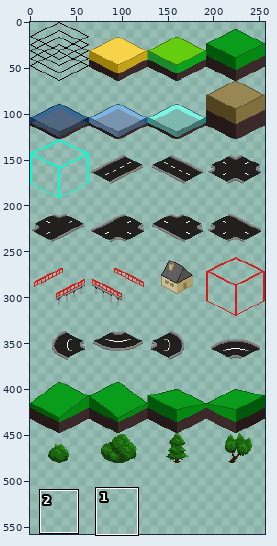
Sprite sheet, stored at internal/ui/assets/geo-spritesheet.png. Above, an overview of the earlier version with the close-up marked.
Close-up. Before:
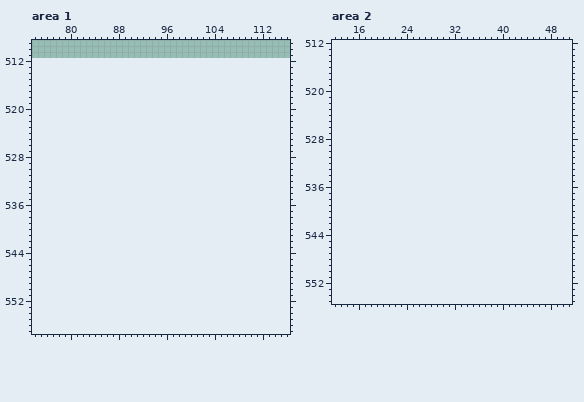
The file is 256x512 pixels. Colours within 5 levels of each other are drawn and written as one. Shown: area 1: x 74..116, y 509..557; area 2: x 12..51, y 512..555. The old version is drawn lined up with the new one, on the new canvas. The wide view leaves out empty margins. The commit also changed other parts of the picture, which this record leaves out.
After the commit:
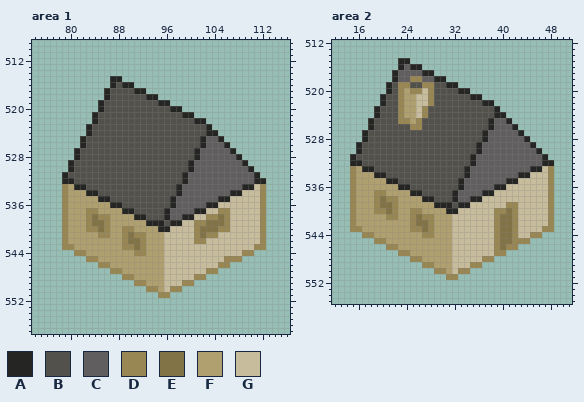
Palette (. is transparent): A #252523  B #52514b  C #605e5e  D #988653  E #817345  F #b0a06f  G #c7bc9b
From old to new:
canvas 256x512 -> 256x576
Changed rows in their new state; - is an unchanged pixel.
Area 1:
first column x 79:
515 --------AA------------------------
516 --------ABAA----------------------
517 -------ABBBBAA--------------------
518 -------ABBBBBBAA------------------
519 ------ABBBBBBBBBAA----------------
520 ------ABBBBBBBBBBBAA--------------
521 -----ABBBBBBBBBBBBBBAA------------
522 -----ABBBBBBBBBBBBBBBBAA----------
523 ----ABBBBBBBBBBBBBBBBBBBA---------
524 ----ABBBBBBBBBBBBBBBBBBBAA--------
525 ---ABBBBBBBBBBBBBBBBBBBACCA-------
526 ---ABBBBBBBBBBBBBBBBBBBACCCA------
527 --ABBBBBBBBBBBBBBBBBBBACCCCCA-----
528 --ABBBBBBBBBBBBBBBBBBBACCCCCCA----
529 -ABBBBBBBBBBBBBBBBBBBACCCCCCCCA---
530 -ABBBBBBBBBBBBBBBBBBBACCCCCCCCCA--
531 ABBBBBBBBBBBBBBBBBBBACCCCCCCCCCCA-
532 AABBBBBBBBBBBBBBBBBBACCCCCCCCCCCAA
533 DFAABBBBBBBBBBBBBBBACCCCCCCCCCAAGD
534 DFFFAABBBBBBBBBBBBBACCCCCCCCAAGGGD
535 DFFFFFAABBBBBBBBBBACCCCCCCAAGGGGGD
536 DFFFFFFFAABBBBBBBBACCCCCAAGGGGGGGD
537 DFFFDDFFFFAABBBBBACCCCAAGGDDGGGGGD
538 DFFFDEDDFFFFAABBBACCAAGGDDEDGGGGGD
539 DFFFDEEDFFFFFFAAABAAGGDDEEEDGGGGGD
540 DFFFDDEDFFDDFFFFAAGGGGDEEEDDGGGGGD
541 DFFFFFDDFFDEDDFFFGGGGGDEDDGGGGGGGD
542 DFFFFFFFFFDEEDFFFGGGGGDDGGGGGGGGGD
543 DDFFFFFFFFDDEDFFFGGGGGGGGGGGGGGGDD
544 --DDFFFFFFFFDDFFFGGGGGGGGGGGGGDD--
545 ----DDFFFFFFFFFFFGGGGGGGGGGDDD----
546 ------DDFFFFFFFFFGGGGGGGGGDD------
547 --------DDFFFFFFFGGGGGGGDD--------
548 ----------DDFFFFFGGGGGDD----------
549 ------------DDFFFGGGDD------------
550 --------------DDFGDD--------------
551 ----------------DD----------------
Area 2:
first column x 15:
515 --------AA------------------------
516 --------ACAA----------------------
517 -------ACCCCAA--------------------
518 -------ACCDDCCAA------------------
519 ------ABDDBBDDBBAA----------------
520 ------ABDFDDGDBBBBAA--------------
521 -----ABBDFFGGDBBBBBBAA------------
522 -----ABBDFFGGDBBBBBBBBAA----------
523 ----ABBBDFFGDBBBBBBBBBBBA---------
524 ----ABBBDFFGDBBBBBBBBBBBAA--------
525 ---ABBBBDDFDBBBBBBBBBBBACCA-------
526 ---ABBBBBBDDBBBBBBBBBBBACCCA------
527 --ABBBBBBBBBBBBBBBBBBBACCCCCA-----
528 --ABBBBBBBBBBBBBBBBBBBACCCCCCA----
529 -ABBBBBBBBBBBBBBBBBBBACCCCCCCCA---
530 -ABBBBBBBBBBBBBBBBBBBACCCCCCCCCA--
531 ABBBBBBBBBBBBBBBBBBBACCCCCCCCCCCA-
532 AABBBBBBBBBBBBBBBBBBACCCCCCCCCCCAA
533 DFAABBBBBBBBBBBBBBBACCCCCCCCCCAAGD
534 DFFFAABBBBBBBBBBBBBACCCCCCCCAAGGGD
535 DFFFFFAABBBBBBBBBBACCCCCCCAAGGGGGD
536 DFFFFFFFAABBBBBBBBACCCCCAAGGGGGGGD
537 DFFFDDFFFFAABBBBBACCCCAAGGGGGGGGGD
538 DFFFDEDDFFFFAABBBACCAAGGGGGGGGGGGD
539 DFFFDEEDFFFFFFAAABAAGGGGGGDDGGGGGD
540 DFFFDDEDFFDDFFFFAAGGGGGGDDEDGGGGGD
541 DFFFFFDDFFDEDDFFFGGGGGGGDEEDGGGGGD
542 DFFFFFFFFFDEEDFFFGGGGGGGDEEDGGGGGD
543 DDFFFFFFFFDDEDFFFGGGGGGGDEEDGGGGDD
544 --DDFFFFFFFFDDFFFGGGGGGGDEEDGGDD--
545 ----DDFFFFFFFFFFFGGGGGGGDEEDDD----
546 ------DDFFFFFFFFFGGGGGGGDEDD------
547 --------DDFFFFFFFGGGGGGGDD--------
548 ----------DDFFFFFGGGGGDD----------
549 ------------DDFFFGGGDD------------
550 --------------DDFGDD--------------
551 ----------------DD----------------
Changed places in both close-ups, as pixel boxes (x1, y1, x2, y2):
added: (62, 76, 266, 298)
added: (350, 58, 554, 280)
